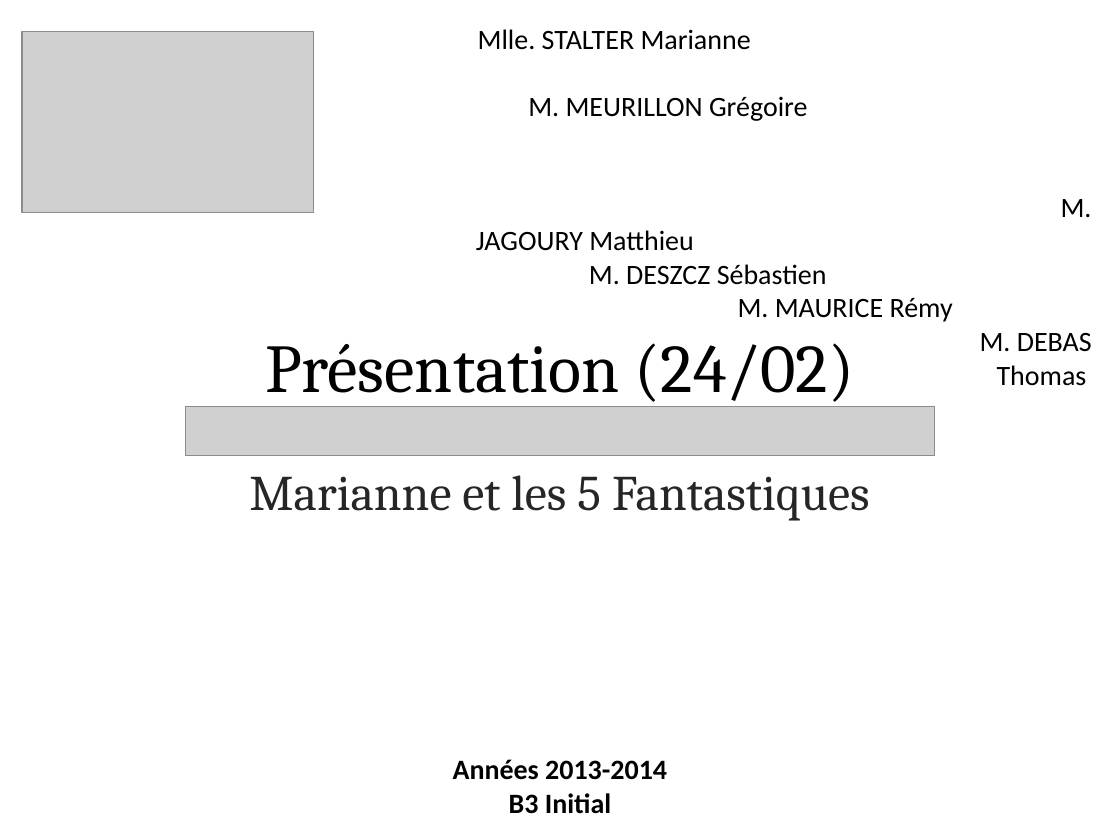
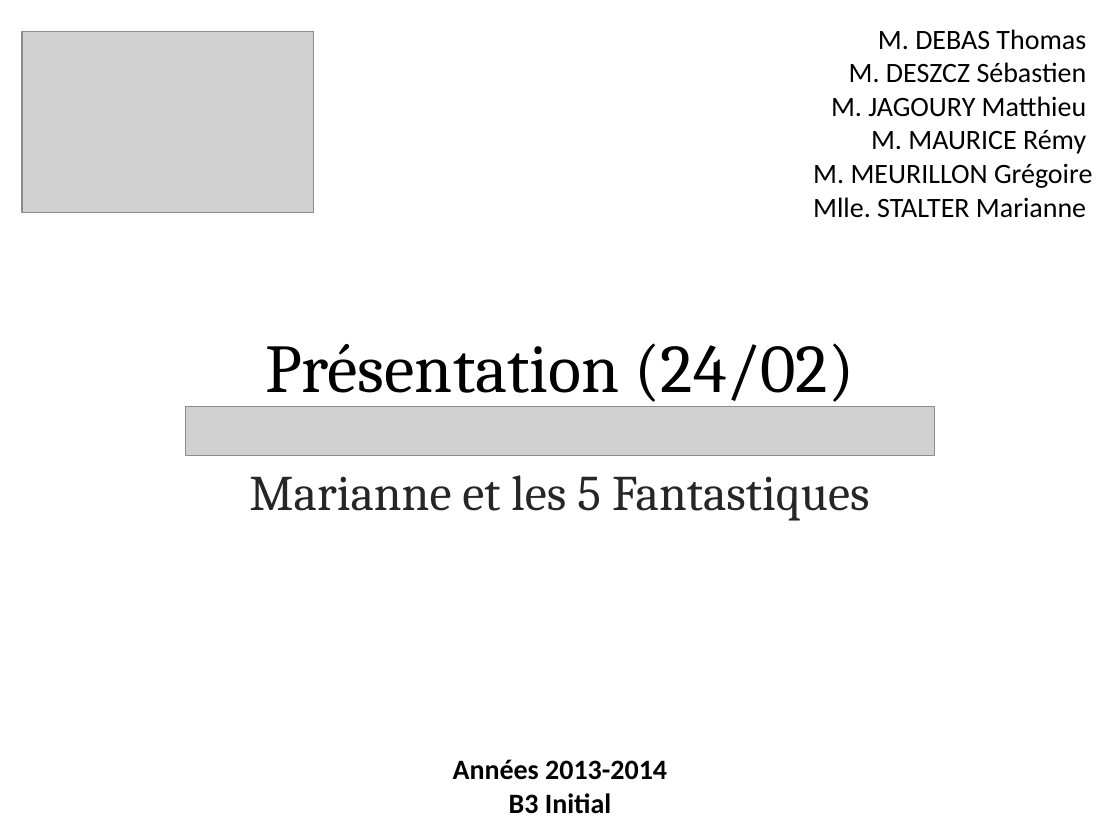
Before and after one commit to KnowledgeManagement/Documentation, a slide deck: slide 1 of Présentation24-02.pptx. Drawn at 1120x840 pixels with LibreOffice and Linux fonts; fonts in the diff are those of the drawing; grey boxes stand for pictures. Boxes give left, top, right and bottom in pixels: in the first picture for what was removed or moved away, otherwise in the second. Text is boxed around its words. In the diff, an @@ line names an element or a change of style, - is before the commit and + after.

```diff
--- a/Présentation24-02.pptx
+++ b/Présentation24-02.pptx
@@ text at <box>813,29,1092,218</box>: text changed @@
-Mlle. STALTER Marianne M. MEURILLON Grégoire M. JAGOURY Matthieu M. DESZCZ Sébastien M. MAURICE Rémy M. DEBAS Thomas
+M. DEBAS Thomas
+M. DESZCZ Sébastien
+M. JAGOURY Matthieu
+M. MAURICE Rémy
+M. MEURILLON Grégoire
+Mlle. STALTER Marianne
```
Also in this commit, not shown: 21 other files.
